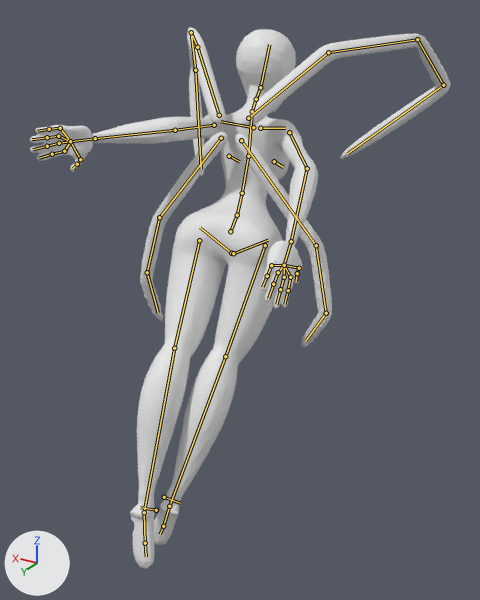
Two versions of the Blender file Blender/Player.blend, one commit apart.
Before and after are seen from a 50 mm lens placed at (-1.135, 1.818, 1.82), pointed at (-0.025, -0.032, 0.895). Every picture has the same lights, and +X, +Y and +Z are marked at lower left. The picture after the commit comes second. Both versions are drawn at frame 7 of the action 'StartMove'; the numbers are the values there. The bones that bend it are drawn over the model as lines.

In view in the first picture: 'Body', 'BottomArms', 'Hand', 'Head', 'TopArms'.
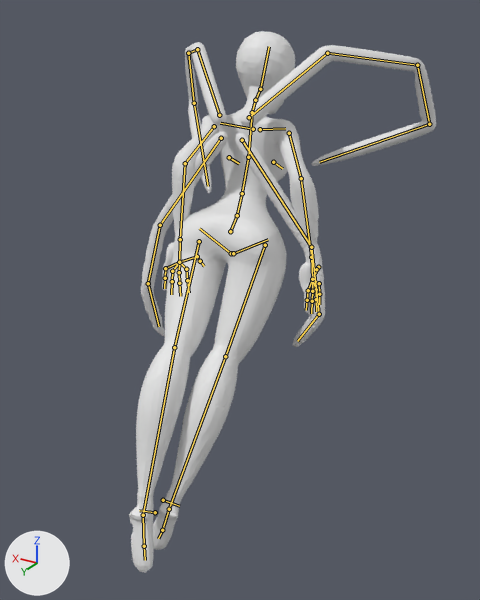
Pixel boxes [x1, y1, x2, y2] of what changed, in the pictures (480 x 600 px):
'Body', posed (16% narrower)
    before: [92, 85, 318, 569]
    after: [129, 86, 319, 573]
'TopArms', posed
    before: [187, 27, 450, 176]
    after: [185, 42, 436, 193]
'BottomArms', posed
    before: [140, 132, 332, 347]
    after: [141, 132, 325, 347]
'Hand', posed (45% narrower, 59% shorter)
    before: [30, 125, 302, 308]
    after: [162, 242, 312, 316]
'Head', posed
    before: [236, 29, 296, 113]
    after: [236, 31, 295, 114]
bone 'upper_arm.L', root to tip
    before: (214, 125) to (175, 130)
    after: (214, 126) to (185, 163)
bone 'forearm.L', root to tip
    before: (175, 130) to (95, 138)
    after: (185, 163) to (180, 239)
bone 'upper_arm.R', root to tip
    before: (289, 132) to (307, 168)
    after: (289, 133) to (301, 178)
bone 'forearm.R', root to tip
    before: (307, 168) to (291, 241)
    after: (301, 178) to (311, 257)
bone 'TopArms.R.02', root to tip
    before: (328, 52) to (417, 39)
    after: (327, 53) to (417, 65)
bone 'TopArms.R.03', root to tip
    before: (417, 39) to (443, 85)
    after: (417, 65) to (429, 124)
bone 'TopArms.L.02', root to tip
    before: (197, 47) to (191, 32)
    after: (197, 49) to (188, 53)
bone 'TopArms.L.03', root to tip
    before: (191, 32) to (195, 70)
    after: (188, 53) to (194, 103)
bone 'BottomArms.R', root to tip
    before: (241, 140) to (316, 245)
    after: (242, 140) to (311, 247)
bone 'BottomArms.L', root to tip
    before: (221, 138) to (159, 217)
    after: (221, 138) to (160, 225)

The change, as a list of edits to the scene's bpy script:
```text
Change bone_spine:
    where bone_spine = bpy.data.objects['BodyRig'].pose.bones['spine']
    bone_spine.rotation_quaternion: (0.979, 0.201, 0.021, -0.005) -> (0.975, 0.216, 0.02, -0.014)  # degrees (23, 2, 0) -> degrees (25, 3, -1)
Change bone_upper_arm_l:
    where bone_upper_arm_l = bpy.data.objects['BodyRig'].pose.bones['upper_arm.L']  # child of 'shoulder.L'
    bone_upper_arm_l.rotation_quaternion: (0.688, -0.384, 0.369, -0.493) -> (0.589, 0.016, 0.371, -0.571)  # degrees (-64, 7, -76) -> degrees (-37, 34, -100)
Change bone_forearm_l:
    where bone_forearm_l = bpy.data.objects['BodyRig'].pose.bones['forearm.L']  # child of 'upper_arm.L'
    bone_forearm_l.rotation_quaternion: (0.918, 0.129, -0.018, 0.374) -> (0.854, 0.341, 0.03, 0.208)  # degrees (13, -7, 43) -> degrees (42, -6, 25)
Change bone_upper_arm_r:
    where bone_upper_arm_r = bpy.data.objects['BodyRig'].pose.bones['upper_arm.R']  # child of 'shoulder.R'
    bone_upper_arm_r.rotation_quaternion: (0.924, -0.215, -0.027, 0.314) -> (0.893, -0.112, -0.066, 0.421)  # degrees (-25, 5, 36) -> degrees (-15, -1, 51)
Change bone_forearm_r:
    where bone_forearm_r = bpy.data.objects['BodyRig'].pose.bones['forearm.R']  # child of 'upper_arm.R'
    bone_forearm_r.rotation_quaternion: (0.96, -0.056, 0.055, 0.271) -> (0.804, 0.299, 0.083, 0.199)  # degrees (-4, 8, 31) -> degrees (41, 1, 28)
Change bone_toparms_r_02:
    where bone_toparms_r_02 = bpy.data.objects['BodyRig'].pose.bones['TopArms.R.02']  # child of 'TopArms.R'
    bone_toparms_r_02.rotation_quaternion: (1.0, 0.0, 0.0, 0.0) -> (0.99, 0.072, 0.004, 0.079)  # degrees (0, 0, 0) -> degrees (8, 0, 9)
Change bone_toparms_r_03:
    where bone_toparms_r_03 = bpy.data.objects['BodyRig'].pose.bones['TopArms.R.03']  # child of 'TopArms.R.02'
    bone_toparms_r_03.rotation_quaternion: (1.0, 0.0, 0.0, 0.0) -> (0.993, 0.073, 0.031, 0.039)  # degrees (0, 0, 0) -> degrees (9, 3, 5)
Change bone_toparms_l_02:
    where bone_toparms_l_02 = bpy.data.objects['BodyRig'].pose.bones['TopArms.L.02']  # child of 'TopArms.L'
    bone_toparms_l_02.rotation_quaternion: (1.0, 0.0, 0.0, 0.0) -> (0.994, 0.06, -0.017, -0.053)  # degrees (0, 0, 0) -> degrees (7, -2, -6)
Change bone_toparms_l_03:
    where bone_toparms_l_03 = bpy.data.objects['BodyRig'].pose.bones['TopArms.L.03']  # child of 'TopArms.L.02'
    bone_toparms_l_03.rotation_quaternion: (1.0, 0.0, 0.0, 0.0) -> (0.99, 0.101, -0.021, -0.039)  # degrees (0, 0, 0) -> degrees (12, -2, -5)
Change bone_bottomarms_r:
    where bone_bottomarms_r = bpy.data.objects['BodyRig'].pose.bones['BottomArms.R']  # child of 'spine'
    bone_bottomarms_r.rotation_quaternion: (1.0, 0.0, 0.0, 0.0) -> (0.999, 0.003, 0.009, 0.027)  # degrees (0, 0, 0) -> degrees (0, 1, 3)
Change bone_bottomarms_l:
    where bone_bottomarms_l = bpy.data.objects['BodyRig'].pose.bones['BottomArms.L']  # child of 'spine'
    bone_bottomarms_l.rotation_quaternion: (1.0, 0.0, 0.0, 0.0) -> (0.998, -0.029, 0.016, -0.028)  # degrees (0, 0, 0) -> degrees (-3, 2, -3)
```
